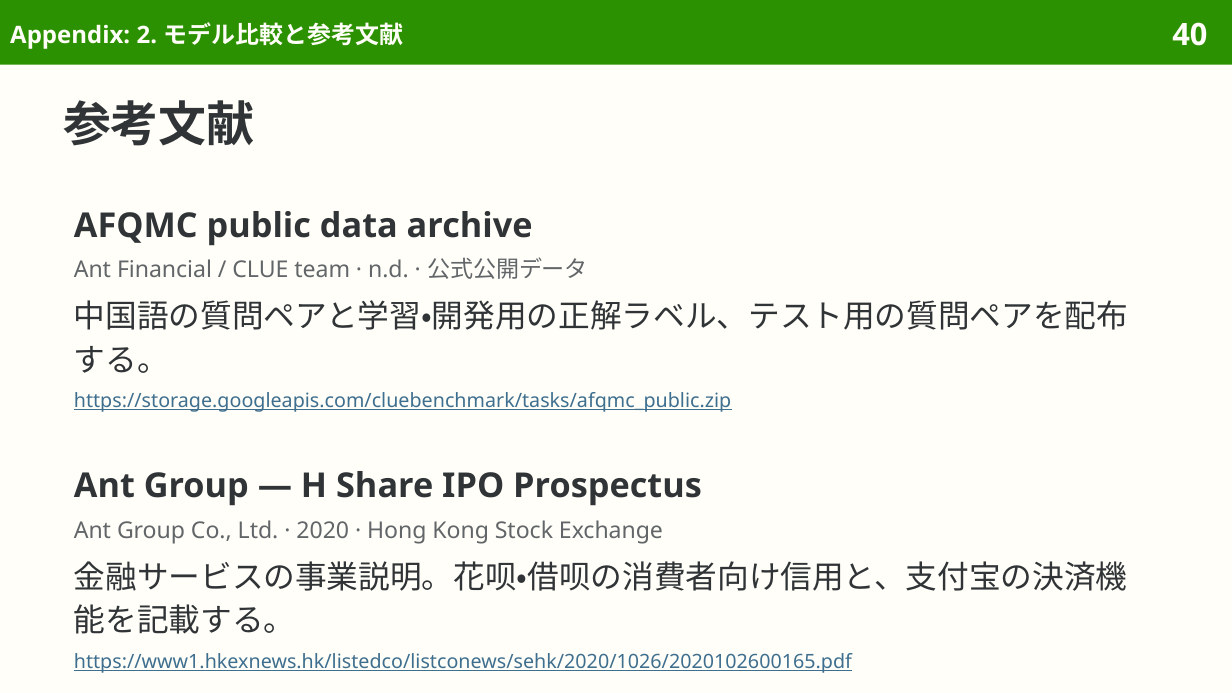
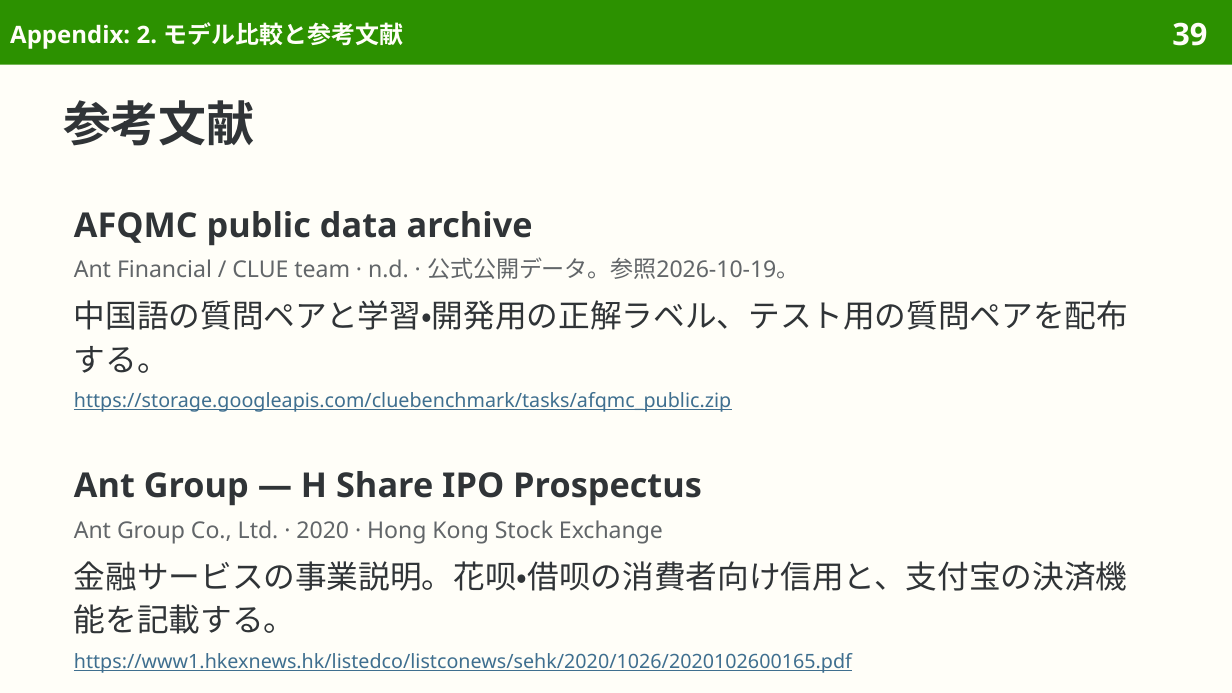
Before and after one commit to sasakiy84/datasets-in-10-minutes, a slide deck: slide 39 of slides/datasets-in-10-minutes-afqmc.pptx (slide 40 before the commit). Drawn at 1232x693 pixels with LibreOffice and Linux fonts; fonts in the diff are those of the drawing. Boxes give left, top, right and bottom in pixels: in the first picture for what was removed or moved away, otherwise in the second. Text is boxed around its words. In the diff, an @@ line names an element or a change of style, - is before the commit and + after.

Commit message:
Center AFQMC on financial question matching and original evaluation

```diff
--- a/slides/datasets-in-10-minutes-afqmc.pptx
+++ b/slides/datasets-in-10-minutes-afqmc.pptx
@@ page number at bbox=[1172, 22, 1207, 46]: text changed @@
-40
+39
@@ text at bbox=[74, 257, 799, 279]: text changed @@
-Ant Financial / CLUE team · n.d. · 公式公開データ
+Ant Financial / CLUE team · n.d. · 公式公開データ。参照2026-10-19。
```
Also in this commit, not shown: 6 other slides changed, 2 slides removed, 53 other files.
